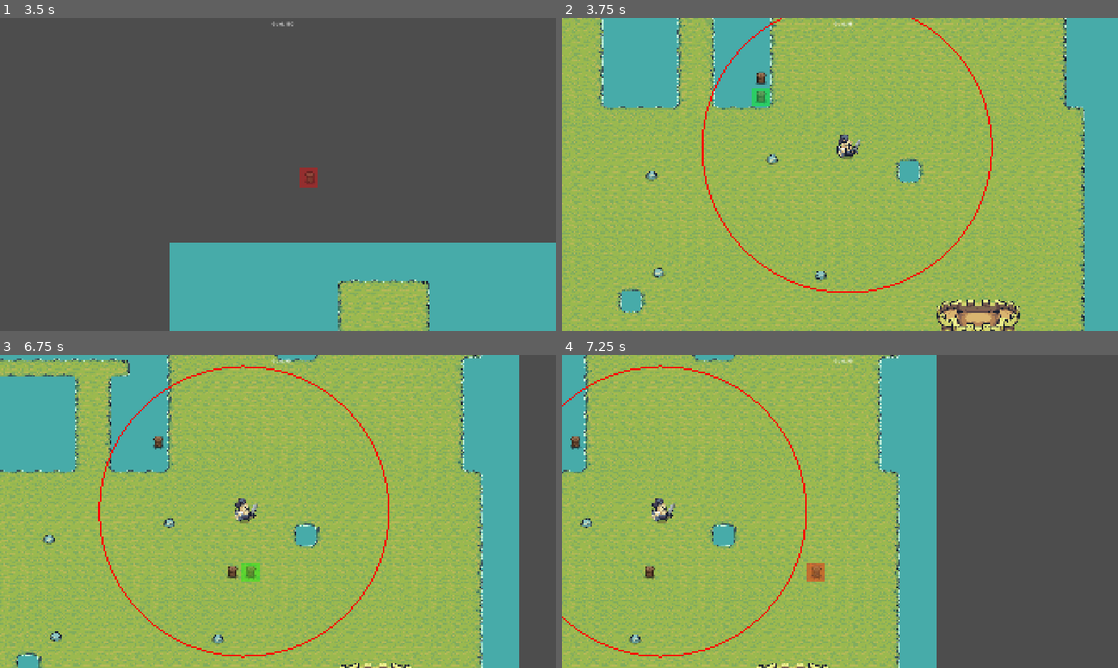
Above: before the commit, frames 1-4 (two rows, left to right).
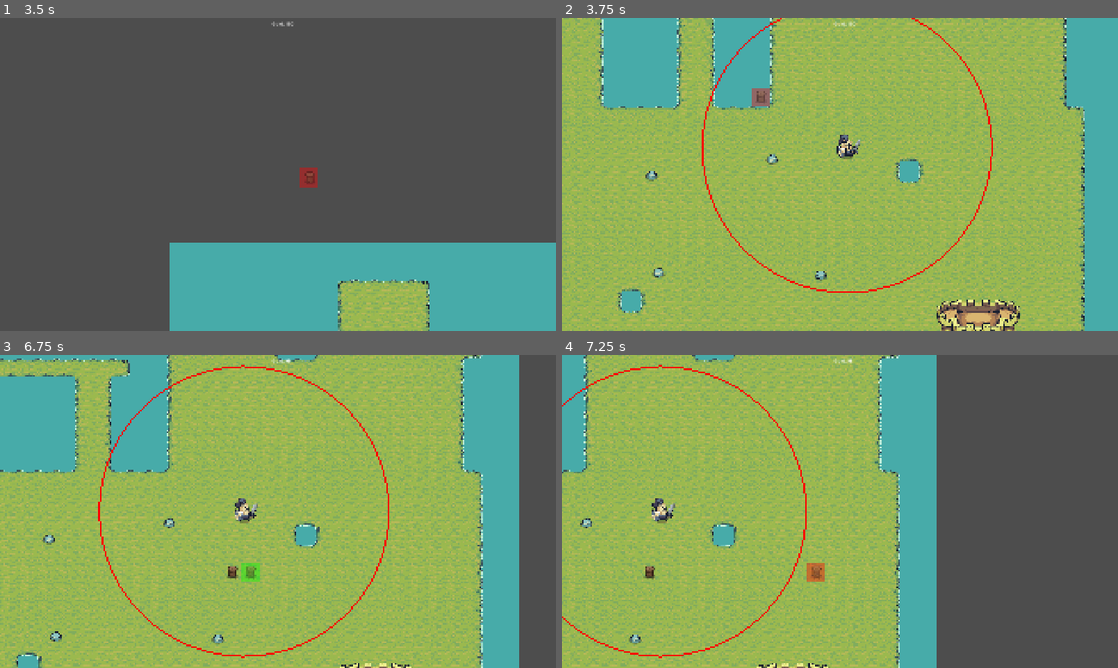
Above: after the commit, the same moments.

Repository: pescmy/tiny-billions
Game: Godot game, scene res://scenes/world/world.tscn
The game is run twice, just before and just after one commit, with the same random seed, the same clock (stepped at 60 frames per second) and the same inputs.
Inputs (mouse positions are in pixels of both pictures, inside the frame that each line leads up to):
- Up to frame 1 (3.5 s): tap Enter at 0.5 s; move the mouse to (250, 237) at 0.52 s; hold W (up) 0.53-2.03 s; tap Space (find_king) at 0.6 s; click (250, 237) at 0.67 s; move the mouse to (444, 221) at 1.27 s; tap 1 at 1.35 s; click (444, 221) at 1.42 s; move the mouse to (111, 127) at 2.02 s; hold A (left) from 2.03 s (still down); tap 2 at 2.1 s; click (111, 127) at 2.17 s; move the mouse to (305, 174) at 2.77 s; tap 3 at 2.85 s; click (305, 174) at 2.92 s
- Up to frame 2 (3.75 s): move the mouse to (756, 96) at 3.52 s; release A (left) at 3.53 s; hold S (down) from 3.53 s (still down); tap Space (find_king) at 3.6 s; click (756, 96) at 3.67 s
- Up to frame 3 (6.75 s): move the mouse to (400, 495) at 4.27 s; release S (down) at 4.28 s; hold D (right) 4.28-5.03 s; tap one key every 0.75 s from 4.35 s: 1 2 3 Space (find_king); click (400, 495) at 4.42 s; move the mouse to (166, 527) at 5.02 s; hold W (up) 5.03-5.78 s; click (166, 527) at 5.17 s; move the mouse to (333, 442) at 5.77 s; hold D (right) from 5.78 s (still down); click (333, 442) at 5.92 s; move the mouse to (250, 574) at 6.52 s; click (250, 574) at 6.67 s
- Up to frame 4 (7.25 s): keep holding D (right)

Frame 1 is identical in both runs. In frame 2, 0.3% of the frame differs, in the area x 34-53%, y 1-29%; in frame 3, less than 0.1%; in frame 4, less than 0.1%.

Commit message:
add in valid/invalid placement colours for water tiles

Diff:
--- a/scripts/world/grid_visual.gd
+++ b/scripts/world/grid_visual.gd
@@ -3,6 +3,7 @@
 var king_position: Vector2
 var radius: float = BuildManager.allowed_distance
 
+var flat_ground_layer: TileMapLayer = null
 
 
 func _process(_delta: float) -> void:
@@ -16,14 +17,18 @@
 
 	var is_in_radius = BuildManager.in_king_radius(king_position, mouse_position)
 
+
+
+
 	if BuildManager.in_build_mode:
 		draw_arc(king_position, radius, 0, TAU, 100, Color(1,0,0,1))
 		for x in building_size.x:
 			for y in building_size.y:
 				var cell = grid_position + Vector2i(x, y)
 				var cell_world = GridHelper.grid_to_world(cell)
+				var is_invalid = BuildManager.is_cell_occupied(cell) or not is_in_radius or flat_ground_layer.get_cell_source_id(cell) == -1
 
-				if BuildManager.is_cell_occupied(cell) or not is_in_radius:
+				if is_invalid:
 					draw_rect(Rect2i(cell_world, Vector2i(64, 64)), Color(1, 0, 0, 0.4))
 				else:
 					draw_rect(Rect2i(cell_world, Vector2i(64, 64)), Color(0, 1, 0, 0.4))
--- a/scripts/world/world.gd
+++ b/scripts/world/world.gd
@@ -13,6 +13,7 @@
 	$WorldNavigation.bake_navigation_polygon()
 	king_position = king.global_position
 
+
 	BuildManager.building_selected.connect(_on_building_selected)
 	BuildManager.exit_build_mode.connect(_on_exit_build_mode)
 	king.king_position_changed.connect(_on_king_position_changed)
@@ -22,6 +23,8 @@
 func _process(_delta: float) -> void:
 	check_mouse_position()
 	$GridVisual.king_position = king.global_position
+	$GridVisual.flat_ground_layer = $Layers/FlatGroundLayer
+
 	if ghost:
 		ghost.global_position = GridHelper.grid_to_world(grid_position)
 
@@ -37,19 +40,25 @@
 	var world_position = GridHelper.grid_to_world(grid_position)
 	var building_type: String = BuildManager.current_building_type
 
-	if BuildManager.can_place_building(grid_position) and BuildManager.in_king_radius(king_position, mouse_position) and GameManager.spend_gold(BuildManager.current_building_cost):
-		new_building.global_position = world_position
-		buildings.add_child(new_building)
+	var can_place = BuildManager.can_place_building(grid_position)
+	var in_radius = BuildManager.in_king_radius(king_position, mouse_position)
+	var valid_ground = is_valid_ground()
 
-		BuildManager.mark_cell_occupied(grid_position, building_type)
+	if can_place and in_radius and valid_ground:
+		if GameManager.spend_gold(BuildManager.current_building_cost):
+			# place the building
+			new_building.global_position = world_position
+			buildings.add_child(new_building)
 
-		delete_ghost_building()
-		create_ghost_building(BuildManager.current_build_scene)
-		$WorldNavigation.bake_navigation_polygon.call_deferred()
-	else:
-		pass
-		#TODO
-		#add UI rather than print
+			BuildManager.mark_cell_occupied(grid_position, building_type)
+
+			delete_ghost_building()
+			create_ghost_building(BuildManager.current_build_scene)
+			$WorldNavigation.bake_navigation_polygon.call_deferred()
+		else:
+			pass
+			#TODO
+			#add UI rather than print
 
 
 func create_ghost_building(building) -> void:
@@ -58,6 +67,16 @@
 
 	ghost.modulate = Color(1, 1, 1, 0.5)
 	add_child(ghost)
+
+
+func is_valid_ground() -> bool:
+	var building_size = BuildManager.current_building_size
+	for x in building_size.x:
+		for y in building_size.y:
+			var cell = grid_position + Vector2i(x, y)
+			if $Layers/FlatGroundLayer.get_cell_source_id(cell) == -1:
+				return false
+	return true
 
 
 func delete_ghost_building() -> void:
Not shown, changed: data/todo.txt
